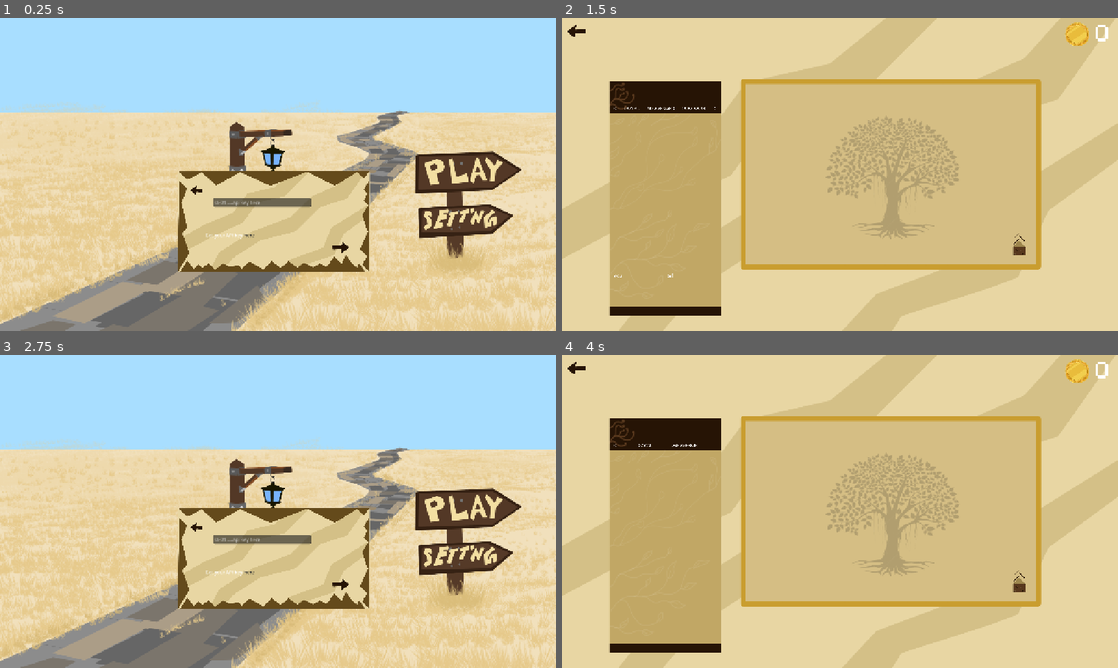
Above: before the commit, frames 1-4 (two rows, left to right).
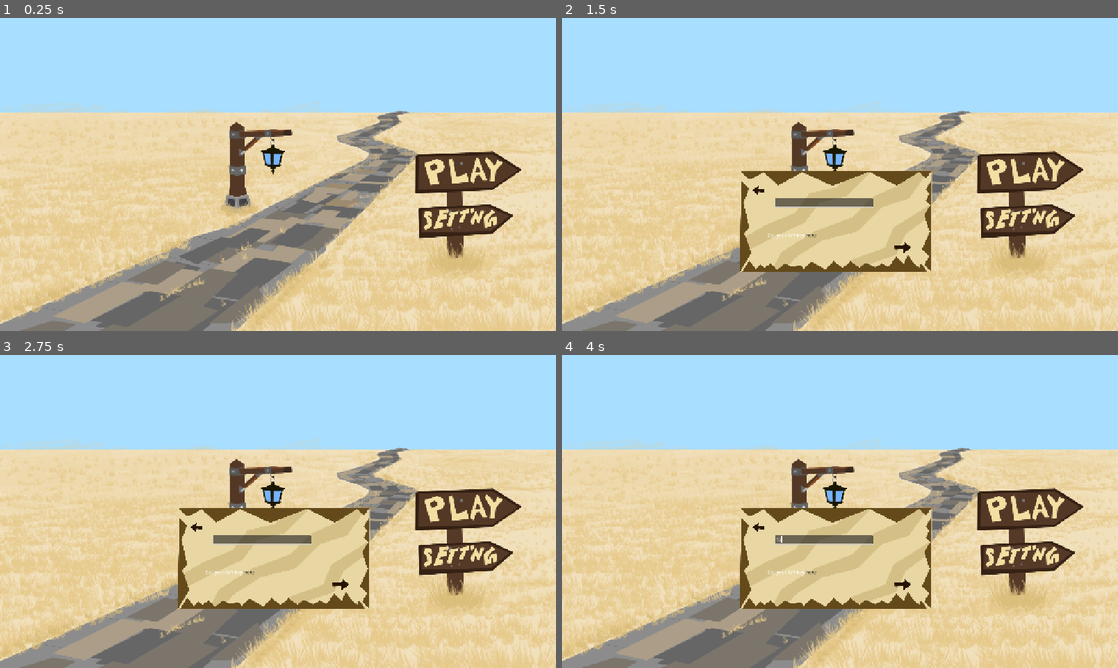
Above: after the commit, the same moments.

Repository: basic-bitch-foundation/simple_semantics
Game: Godot game, scene res://main.tscn
Same seed, same stepped clock (60 frames per second), same inputs: the game is played once before the commit and once after it. The engine's default icon, where the game draws it, is replaced by a stand-in: a white triangle on a blue panel in a dark square.
Inputs (mouse positions are in pixels of both pictures, inside the frame that each line leads up to):
- Up to frame 1 (0.25 s): no input
- Up to frame 2 (1.5 s): click (1023, 171) at 0.5 s; click (1023, 171) at 1.27 s
- Up to frame 3 (2.75 s): click (16, 367) at 2.02 s
- Up to frame 4 (4 s): click (823, 539) at 2.77 s; type "12" at 2.85 s; click (1023, 508) at 3.5 s

The runs differ from the first frame. In frame 1, 8.7% of the frame differs, in the area x 32-67%, y 48-82%; in frame 2, 78%; in frame 3, 0.1%; in frame 4, 78%, in the area x 0-100%, y 0-100%.

Commit message:
check desc.
minute fix

Diff:
--- a/main.gd
+++ b/main.gd
@@ -163,10 +163,12 @@
 func airesponse(res,_rc,_h,bod):
 	stopcur()
 	if res!=HTTPRequest.RESULT_SUCCESS:
+		print("http fail code: ", res)
 		aierr()
 		return
 	var jstr=bod.get_string_from_utf8()
 	var j=JSON.parse_string(jstr)
+	print("api raw: ", jstr)
 	if j==null or not j.has("choices"):
 		aierr()
 		return
@@ -209,8 +211,8 @@
 
 
 func aireq():
-	var tls=TLSOptions.client()
-	http.set_tls_options(tls)
+	#var tls=TLSOptions.client_unsafe()
+	#http.set_tls_options(tls)
 
 	var npclist=""
 	for i in range(folks.size()):
@@ -271,7 +273,7 @@
  >Scholar: "Incomprehensible utterings, devoid of semantic content."
  >Queen: understanding="I have no idea what this message means", survival_score=0, action_taken=false
 
-✅ GOOD INPUT: "The evening beverage container has bad plant juice from the foreign visitor"
+ GOOD INPUT: "The evening beverage container has bad plant juice from the foreign visitor"
 → NPCs misinterpret with their personalities BUT they understand it's about danger
 → Queen can piece together it's about poison and a diplomat
 → survival_score = 60-80, action_taken = true
@@ -302,7 +304,7 @@
 Simulate the chain! Remember: each NPC only hears the previous one, but the Queen reads ALL 5 interpretations on a scroll."""%[rawmsg,plrmsg]
 
 	var hdr=["Content-Type: application/json","Authorization: Bearer "+apikey]
-	var bod={"model":"gpt-4o-mini","messages":[{"role":"system","content":sysp},{"role":"user","content":usrm}],"temperature":0.85,"max_tokens":1500}
+	var bod={"model":"qwen/qwen3-32b","messages":[{"role":"system","content":sysp},{"role":"user","content":usrm}],"temperature":0.85,"max_tokens":1500}
 	var e=http.request(apiurl,hdr,HTTPClient.METHOD_POST,JSON.stringify(bod))
 	if e!=OK:
 		stopcur()
@@ -314,6 +316,7 @@
 		apikey = cfg.get_value("api", "key", "")
 	http=HTTPRequest.new()
 	http.use_threads=true
+	http.set_tls_options(TLSOptions.client_unsafe())
 	add_child(http)
 	http.request_completed.connect(airesponse)
 
@@ -614,9 +617,11 @@
 	sndb.disabled=false
 
 func makedecl(surv,actd,msuc,asuc,coins)->String:
+
 	var tx=" SURVIVAL SCORE: "+str(surv)+"%\n\n"
 	if msuc and asuc:
 		tx+=" PERFECT SUCCESS!\n\n"
+
 		tx+="The Queen understood your warning AND took protective action!  "
 		tx+="The kingdom is safe thanks to your clever wordplay!\n\n"
 		tx+=" REWARD: "+str(coins)+" COINS!"
--- a/main.tscn
+++ b/main.tscn
@@ -39,7 +39,6 @@
 zoom = Vector2(0.67, 0.67)
 
 [node name="settings2" parent="." instance=ExtResource("3_h2yge")]
-visible = false
 position = Vector2(-273, -397)
 scale = Vector2(0.9, 0.9)
 
@@ -84,7 +83,7 @@
 offset_top = 81.0
 offset_right = 113.5625
 offset_bottom = 112.0
-placeholder_text = "sk-01.....api key here"
+caret_blink = true
 
 [node name="savbtn" type="Button" parent="apipop"]
 layout_mode = 0
--- a/menu.gd
+++ b/menu.gd
@@ -1,23 +1,34 @@
 extends Node2D
 
-@onready var play_btn = $play
-@onready var settings_btn = $settings
+@onready var play_btn       = $play
+@onready var settings_btn   = $settings
 @onready var settings_panel = $settings2
+@onready var apipop         = $apipop
+
+const savepath = "user://api.cfg"
 
 func _ready():
-	play_btn.pressed.connect(_on_play_pressed)
-	settings_btn.pressed.connect(_on_settings_pressed)
+	play_btn.pressed.connect(on_play)
+	settings_btn.pressed.connect(on_settings)
+	settings_panel.visible = false
+	apipop.visible = false
+	apipop.confirmed.connect(go_play)
 
+func on_play():
+	AudioManager.play_click()
+	if not has_key():
+		apipop.open()
+	else:
+		go_play()
 
-	settings_panel.visible = false
+func on_settings():
+	AudioManager.play_click()
+	settings_panel.visible = true
 
-func _on_play_pressed():
-
-
-	AudioManager.play_click()
+func go_play():
 	get_tree().change_scene_to_file("res://message_alter.tscn")
 
-func _on_settings_pressed():
-	AudioManager.play_click()
-
-	settings_panel.visible = true
+func has_key():
+	var cfg = ConfigFile.new()
+	if cfg.load(savepath) != OK: return false
+	return cfg.get_value("api", "key", "").strip_edges() != ""
--- a/popup_api.gd
+++ b/popup_api.gd
@@ -2,18 +2,22 @@
 
 signal confirmed
 
-@onready var bg     = $bg       # TextureRect  — background
-@onready var xbtn   = $xbtn     # Button       — close (top left, your texture)
-@onready var info   = $info     # RichTextLabel — your bbcode text
-@onready var inp    = $inp      # LineEdit      — key input field
-@onready var savbtn = $savbtn   # Button        — save
-@onready var lnk    = $lnk      # Button        — hyperlink
+@onready var bg     = $bg
+@onready var xbtn   = $xbtn
+@onready var info   = $info
+@onready var inp    = $inp
+@onready var savbtn = $savbtn
+
+@onready var lnk    = $lnk
 
 const savepath = "user://api.cfg"
+
 const hacksite = "https://ai.hackclub.com"
+
 
 func _ready():
 	xbtn.pressed.connect(on_close)
+
 	savbtn.pressed.connect(on_save)
 	lnk.pressed.connect(on_lnk)
 
@@ -35,7 +39,7 @@
 func on_save():
 	var k = inp.text.strip_edges()
 	if k.is_empty():
-		info.text = "[color=red]paste your key first![/color]"
+		info.text = "paste your key first!"
 		return
 	var cfg = ConfigFile.new()
 	cfg.load(savepath)
--- a/setting.gd
+++ b/setting.gd
@@ -6,6 +6,8 @@
 @onready var volume_slider = $HSlider
 
 const GITHUB_URL = "https://github.com/basic-bitch-foundation/simple_semantics"
+
+
 
 func _ready():
 	github_btn.pressed.connect(_on_github_pressed)
@@ -52,8 +54,3 @@
 	else:
 		if ResourceLoader. exists("res://image/unmute.png"):
 			mute_btn.icon = load("res://image/unmute.png")
-'''
-
-
-
-'''
--- a/setting.tscn
+++ b/setting.tscn
@@ -6,6 +6,7 @@
 [ext_resource type="Texture2D" uid="uid://divej3x7qjsa4" path="res://image/unmute.png" id="4_twti6"]
 
 [node name="settings" type="Node2D"]
+visible = false
 script = ExtResource("1_lv82f")
 
 [node name="Sprite2D" type="Sprite2D" parent="."]
Not shown, removed: README.md
